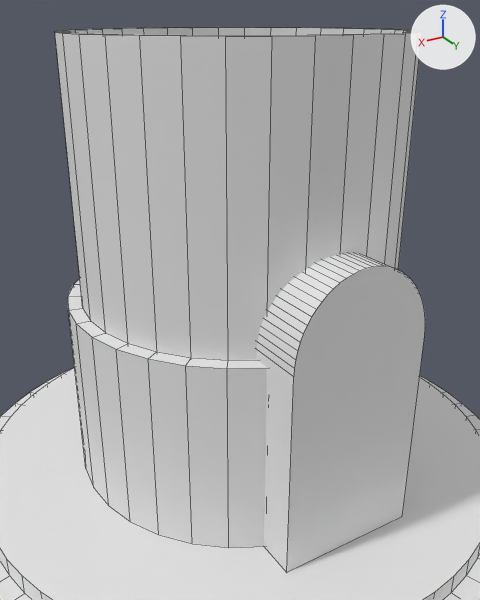
The Blender file 4/3d_modeling/lab2/lab.blend: old version first, new version second.
The view is the same before and after, from a 50 mm lens placed at (2.66, 4.46, 3.93), pointed at (0.09, 0.18, 1.79). The axes (+X, +Y, +Z) are drawn at upper right. The lights are the same throughout. The first picture is the older version. Mesh edges are drawn as thin lines.

Names of what the first picture shows: 'Дверь', 'Фасад', 'Цоколь'.
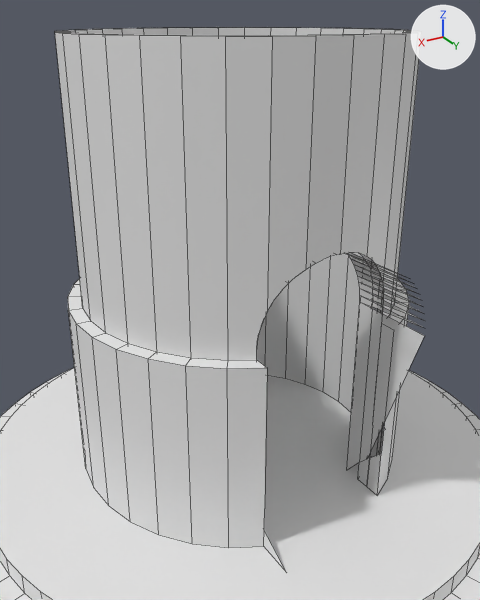
Commit message: 3d lab2: step 6

Where the change shows, as pixel boxes [x1, y1, x2, y2] in the pictures (480 x 600 px; the box of a moved part takes in the faces that stretch with it):
'Фасад', reshaped, modifiers changed
    before: [55, 27, 422, 548]
    after: [55, 27, 425, 570]
'Дверь', hidden
    before: [257, 253, 425, 573]
part 1 of me_circle_001, moved or reshaped (not visible afterwards)
    before: [70, 28, 418, 548]

Edits to the bpy script that builds the scene:
```text
Change me_circle_001:
    used by ob_фасад; location = (0.0, 0.0, 2.07)
    remove me_circle_001.from_pydata(...)  # 320 vertices, 258 faces; spans x -1.4..1.4, y -1.4..1.4, z -1.75..1.75
    add me_circle_001.from_pydata(...)  # 352 vertices, 281 faces; spans x -1.4..1.4, y -1.4..1.29, z -1.75..1.75
    me_circle_001 part 1
    59 vertices are removed from x -1.18..1.18, y -1.18..1.4, z -1.75..-0.25
    95 faces are deleted
    8 vertices move from x -0.54..0.54, y 1.19..1.29, z -1.75..-0.25 to x -0.55..0.55, y 1.16..1.29, z -1.75..-0.17
    65 vertices are added at x -0.55..0.55, y 1.04..1.29, z -1.75..0.43
    20 new vertices lie (0.0, 0.11, 0.0) away from vertices in x -0.53..0.53, y 1.06..1.18, z 0.0..0.43
    6 new vertices lie (0.0, 0.1, 0.0) away from vertices in x -0.32..0.32, y 1.14..1.18, z 0.32..0.43
    115 new faces join them
Change ob_фасад:
    add _m = ob_фасад.modifiers.new('Boolean', 'BOOLEAN')
    add _m.object = ob_дверь
    add _m.use_hole_tolerant = True
Change ob_дверь:
    add ob_дверь.hide_set(True)
```
